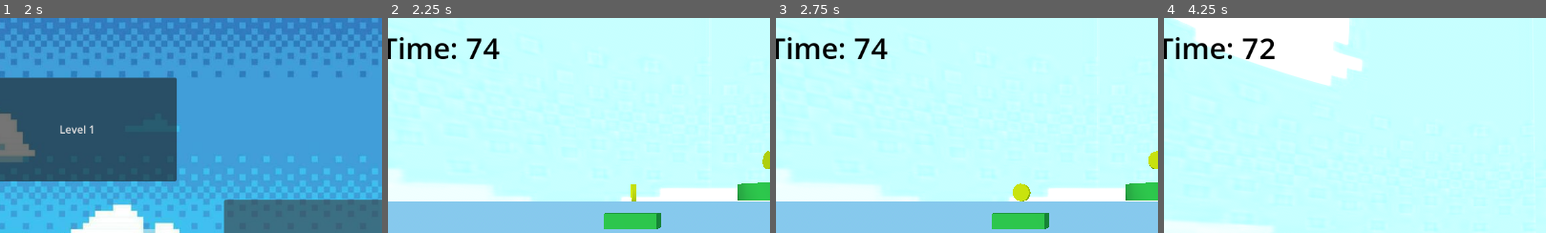
Above: before the commit, frames 1-4 (left to right).
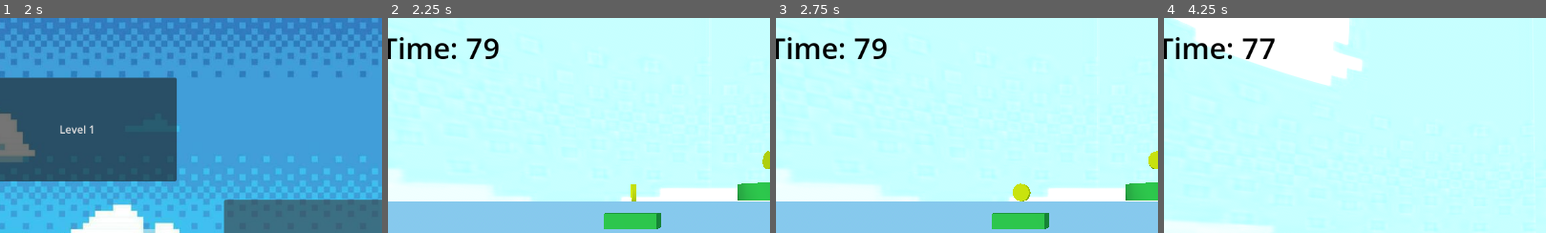
Above: after the commit, the same moments.

Repository: dbpkc15/CapstoneProject
Game: Godot game, scene res://main_menu.tscn
The game is run twice, just before and just after one commit, with the same random seed, the same clock (stepped at 60 frames per second) and the same inputs.
Inputs (mouse positions are % of the whole screen's width and height, from its top left):
- Up to frame 1 (2 s): click "Start Game" at 0.5 s; click "Start Game" at 1.25 s
- Up to frame 2 (2.25 s): click "Level 2" at 2 s
- Up to frame 3 (2.75 s): no input
- Up to frame 4 (4.25 s): tap Enter (ui_accept) at 2.75, 3.02, 3.77 s; move the mouse to (55, 50) at 2.77 s; hold W (UpMovement) from 2.78 s (still down); move the mouse to (45, 50) at 3.52 s
The pictures show only the part of the screen within x 8-58%, y 0-50%; the shares and areas given below are measured in that part.

Frame 1 is identical in both runs. In frame 2, 0.3% of the frame differs, in the area x 25-30%, y 9-20%; in frame 3, 0.3%; in frame 4, 0.2%.

Commit message:
Fixed Timers

Diff:
--- a/capstone-project/Level_2.tscn
+++ b/capstone-project/Level_2.tscn
@@ -226,7 +226,7 @@
 shape = SubResource("CylinderShape3D_65pcf")
 
 [node name="Hud" parent="." unique_id=2018469095 instance=ExtResource("4_3djxs")]
-time = 75
+time = 80
 
 [node name="coin" parent="." unique_id=2097315517 instance=ExtResource("5_rlddw")]
 transform = Transform3D(1, 0, 0, 0, 1, 0, 0, 0, 1, 6.646394, 1.1100514, -3.4208672)
--- a/capstone-project/Level_3.tscn
+++ b/capstone-project/Level_3.tscn
@@ -243,7 +243,7 @@
 shape = SubResource("CylinderShape3D_65pcf")
 
 [node name="Hud" parent="." unique_id=2018469095 instance=ExtResource("3_qulvd")]
-time = 45
+time = 50
 
 [node name="coin" parent="." unique_id=2097315517 instance=ExtResource("5_oooit")]
 transform = Transform3D(0.99999726, -0.0023209513, 0.0003820521, 0.0023205602, 0.9999968, 0.001024985, -0.00038442045, -0.0010240991, 0.9999994, 12.337401, 2.2083876, -2.9762945)
